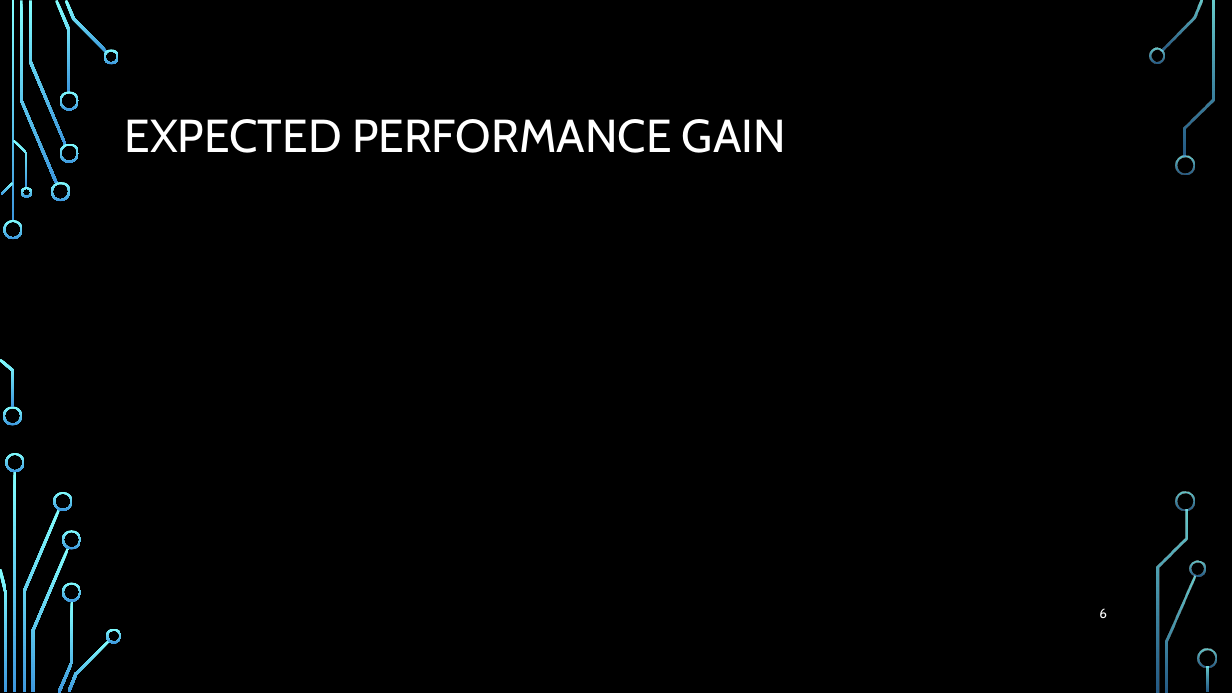
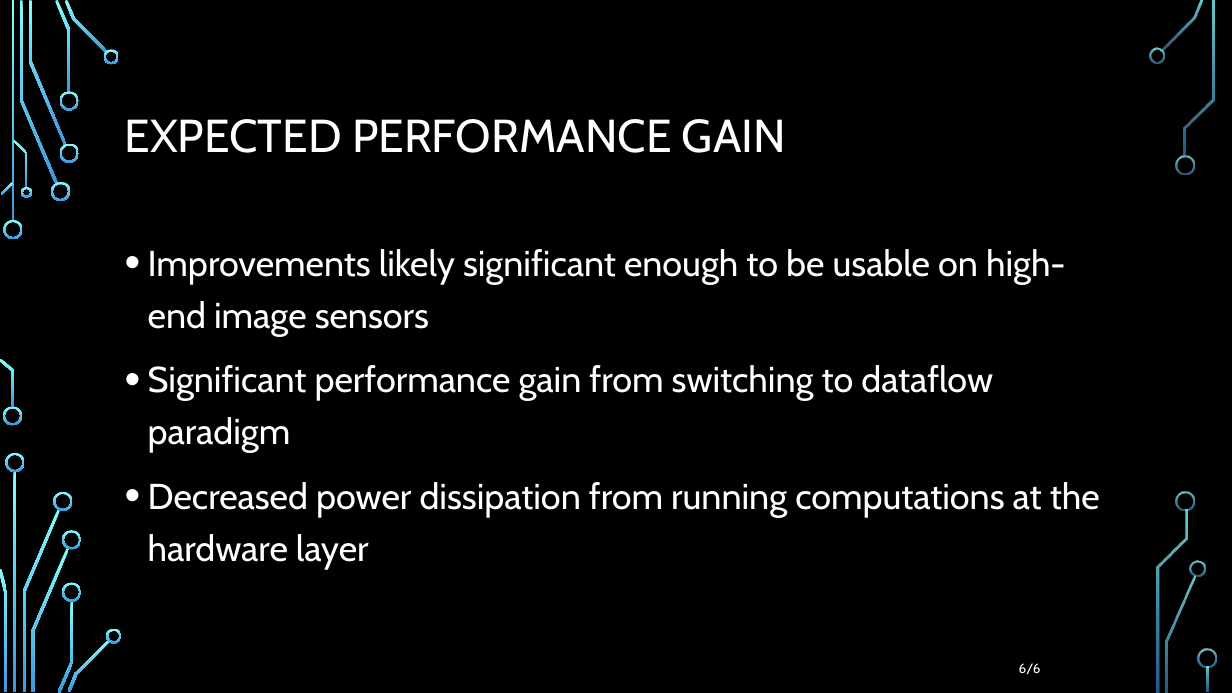
Before and after one commit to Ghuiby12h/HomogeneityEdgeDetection, a slide deck: slide 6 of Presentations/UserHomogeneityEdgeDetection.pptx. Drawn at 1232x693 pixels with LibreOffice and Linux fonts; fonts in the diff are those of the drawing; background and template pictures are left out. Boxes give left, top, right and bottom in pixels: in the first picture for what was removed or moved away, otherwise in the second. Text is boxed around its words. In the diff, an @@ line names an element or a change of style, - is before the commit and + after.

Commit message:
updated powerpoints

```diff
--- a/Presentations/UserHomogeneityEdgeDetection.pptx
+++ b/Presentations/UserHomogeneityEdgeDetection.pptx
@@ text added at <box>148,249,1100,569</box>, 28 pt, text #FFFFFF @@
+• Improvements likely significant enough to be usable on high-end image sensors
+• Significant performance gain from switching to dataflow paradigm
+• Decreased power dissipation from running computations at the hardware layer
@@ page number at <box>1019,663,1041,674</box>: text changed @@
-6
+6/6
```
Also in this commit, not shown: 4 other slides changed, 3 other files.
